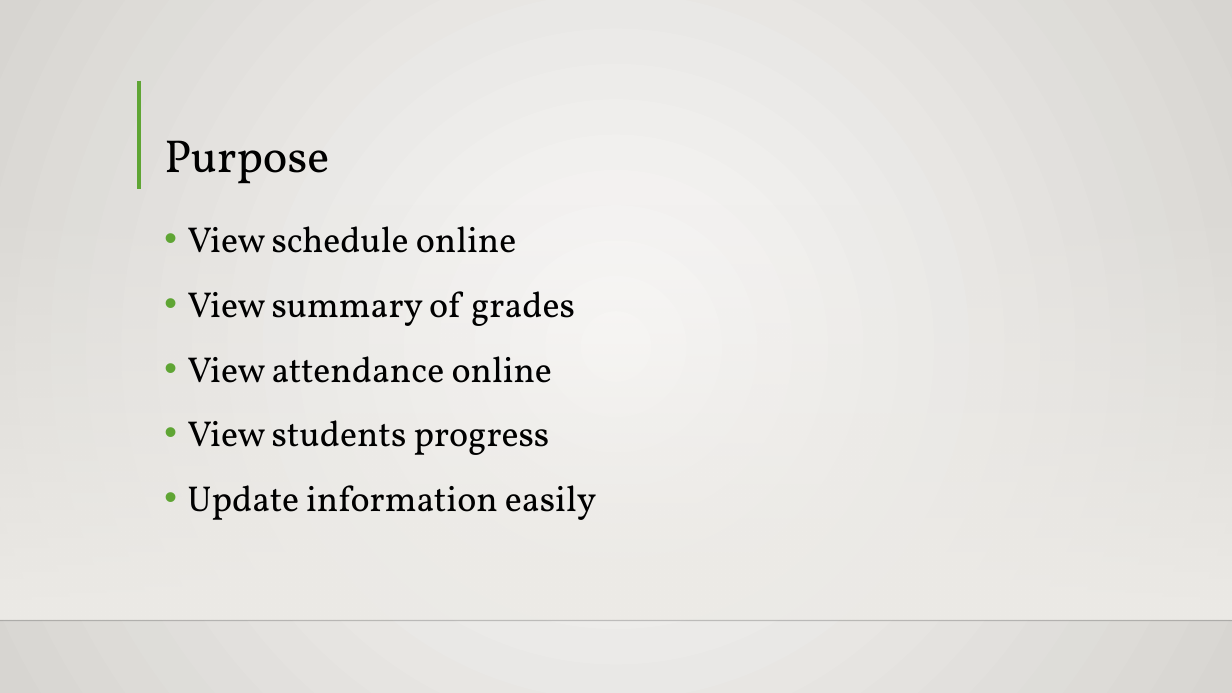
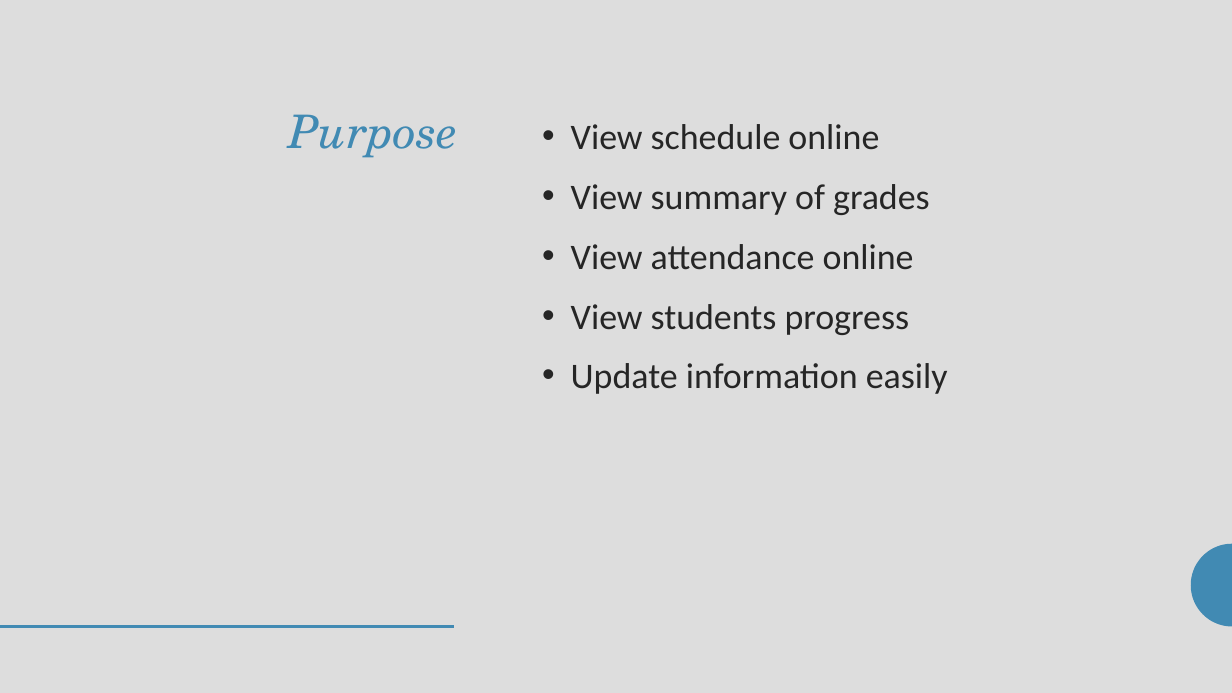
Before and after one commit to seans888/Project---LSC-2, a slide deck: slide 8 of Documentation/MCSPROJ/LSC-LMS PPT.pptx. Drawn at 1232x693 pixels with LibreOffice and Linux fonts; fonts in the diff are those of the drawing; background and template pictures are left out. Boxes give left, top, right and bottom in pixels: in the first picture for what was removed or moved away, otherwise in the second. Text is boxed around its words. In the diff, an @@ line names an element or a change of style, - is before the commit and + after.

```diff
--- a/Documentation/MCSPROJ/LSC-LMS PPT.pptx
+++ b/Documentation/MCSPROJ/LSC-LMS PPT.pptx
@@ background gradient #FAFAF9 to #D7D5D2 to #DDDDDD @@
@@ line removed from (139, 80) to (139, 189) @@
@@ title "Purpose": place and size @@
-title "Purpose" at <box>164,140,329,184</box>
+title "Purpose" at <box>288,114,458,158</box>
@@ title "Purpose" at <box>288,114,458,158</box>: font Vollkorn to TeX Gyre Schola, text colour #000000 to #418AB3, italic on; alignment left to right; vertical alignment bottom to top @@
@@ text "View schedule online": place and size @@
-text "View schedule online" at <box>187,226,596,520</box>
+text "View schedule online" at <box>571,124,948,394</box>
@@ text "View schedule online" at <box>571,124,948,394</box>: font Vollkorn to Calibri, text colour #000000 to #262626; indent changed; line spacing 1.2 to 1.12; less space between paragraphs @@
@@ rectangle removed at <box>0,203,1232,619</box> @@
@@ freeform shape added at <box>1191,543,1232,627</box>, fill #418AB3 @@
@@ line removed from (0, 621) to (1232, 621) @@
@@ line added from (0, 627) to (455, 627), #418AB3 2 pt @@
```
Also in this commit, not shown: 14 other slides changed, 6 slides added, 1 slide removed.
